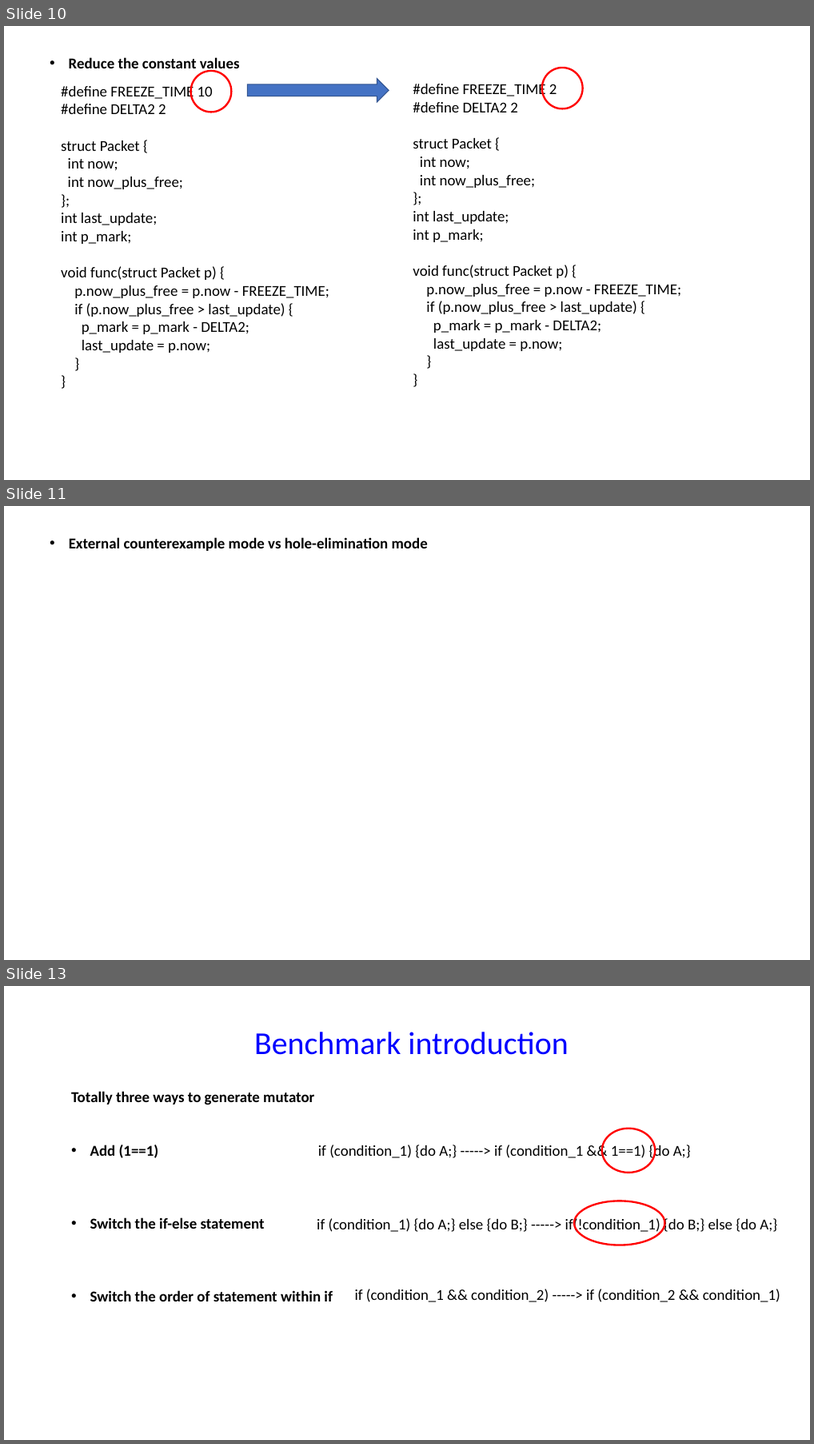
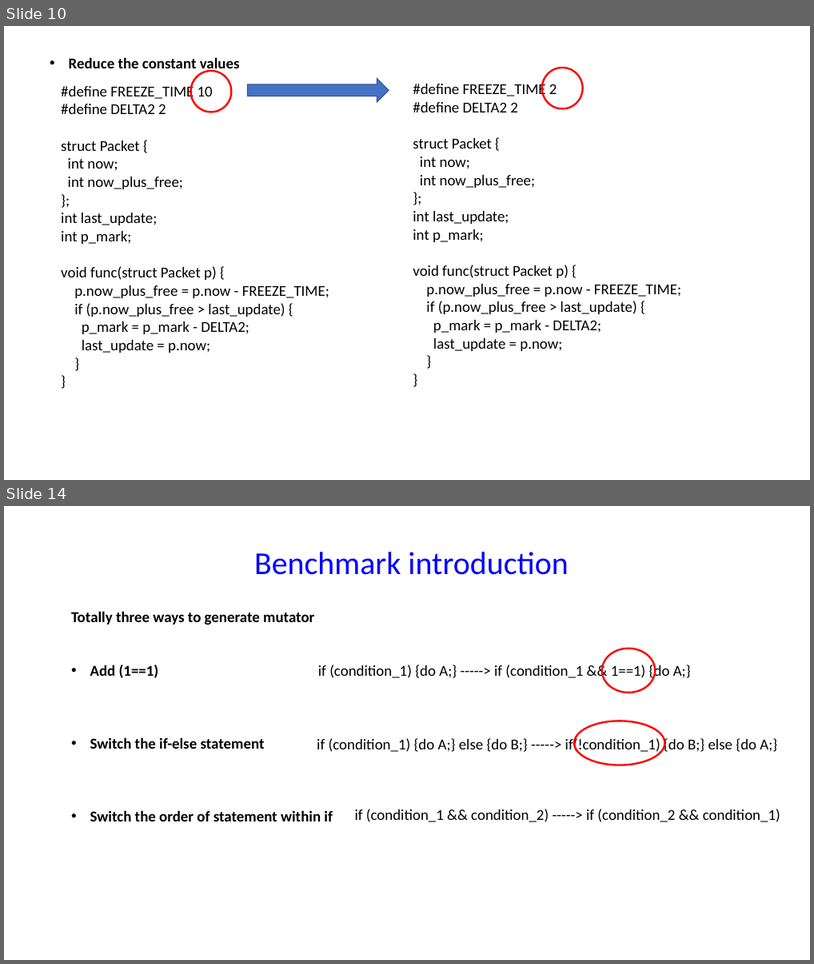
Before and after one commit to chipmunk-project/chipmunk_talk, a slide deck: HotNets_talk.pptx. Shown one above the other, each under a label of ours: slides 10, 11 and 13 before the commit, slides 10 and 14 after it; the slides between them are not shown. The pictures are 814x1444 and 814x964 pixels, drawn with LibreOffice and Linux fonts; fonts in the diff are those of the drawing. Boxes give left, top, right and bottom in pixels: in the first picture for what was removed or moved away, otherwise in the second. Text is boxed around its words. In the diff, an @@ line names an element or a change of style, - is before the commit and + after.

```diff
--- a/HotNets_talk.pptx
+++ b/HotNets_talk.pptx
@@ slide 11 removed at bbox=[4, 506, 810, 960], background #FFFFFF @@
@@ text removed at bbox=[69, 537, 428, 551] @@
-• External counterexample mode vs hole-elimination mode
@@ what was slide 13 is now slide 14 @@
```
Also in this commit, not shown: 2 slides changed, 2 slides added.
